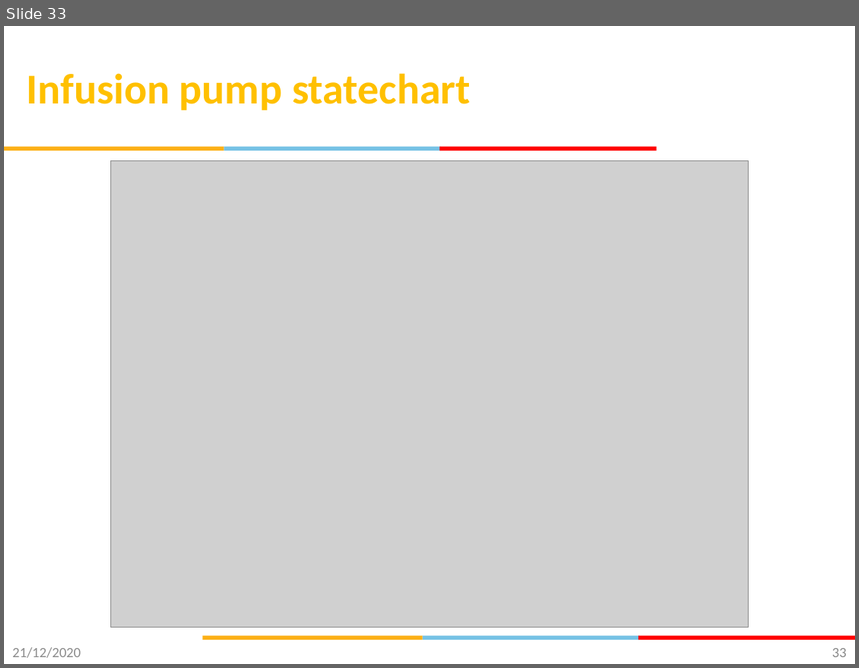
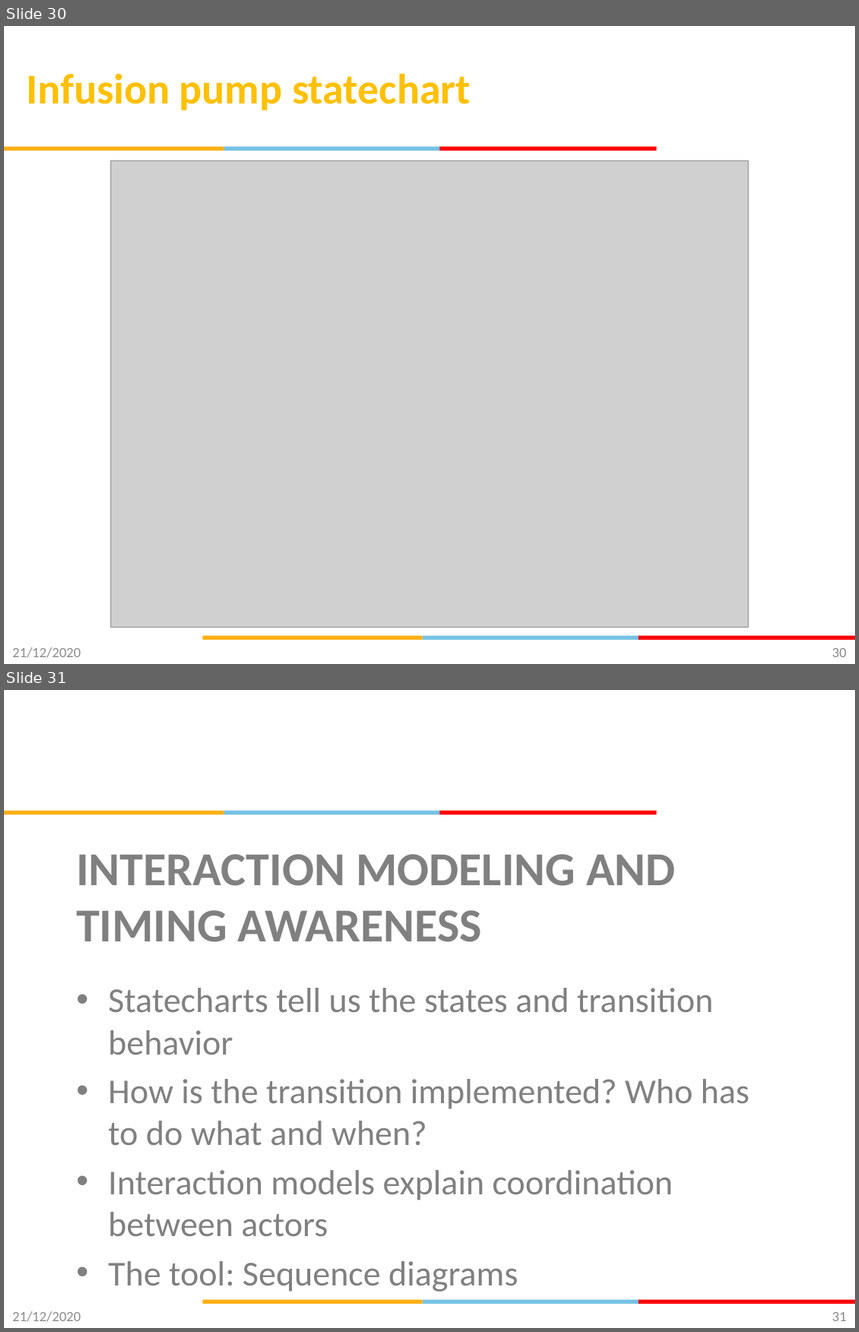
Before and after one commit to gsaurabhr-teaching/csg523-material, a slide deck: Lec-9-12-modeling-uml.pptx. Shown one above the other, each under a label of ours: slide 33 before the commit, slides 30 and 31 after it. The pictures are 859x668 and 859x1332 pixels, drawn with LibreOffice and Linux fonts; fonts in the diff are those of the drawing; grey boxes stand for pictures; background and template pictures are left out. Boxes give left, top, right and bottom in pixels: in the first picture for what was removed or moved away, otherwise in the second. Text is boxed around its words. In the diff, an @@ line names an element or a change of style, - is before the commit and + after.

Commit message:
sequence diagrams

```diff
--- a/Lec-9-12-modeling-uml.pptx
+++ b/Lec-9-12-modeling-uml.pptx
@@ slide 31 added at [4, 690, 855, 1328], background #FFFFFF; not listed: 6 template elements that a slide beside it also shows @@
@@ title added at [76, 854, 676, 942], 40 pt, text #808080, bold @@
+INTERACTION MODELING AND TIMING AWARENESS
@@ text added at [108, 988, 750, 1292], 29.6 pt, text #808080 @@
+• Statecharts tell us the states and transition behavior
+• How is the transition implemented? Who has to do what and when?
+• Interaction models explain coordination between actors
+• The tool: Sequence diagrams
@@ text added at [12, 1312, 81, 1322], 12 pt, text #8C8C8C @@
+21/12/2020
@@ page number added at [832, 1312, 847, 1322], 12 pt, text #898989 @@
+31
@@ what was slide 33 is now slide 30 @@
@@ page number at [832, 648, 847, 658]: text changed @@
-33
+30
```
Also in this commit, not shown: 1 slide changed, 12 other slides added, 2 slides removed.
